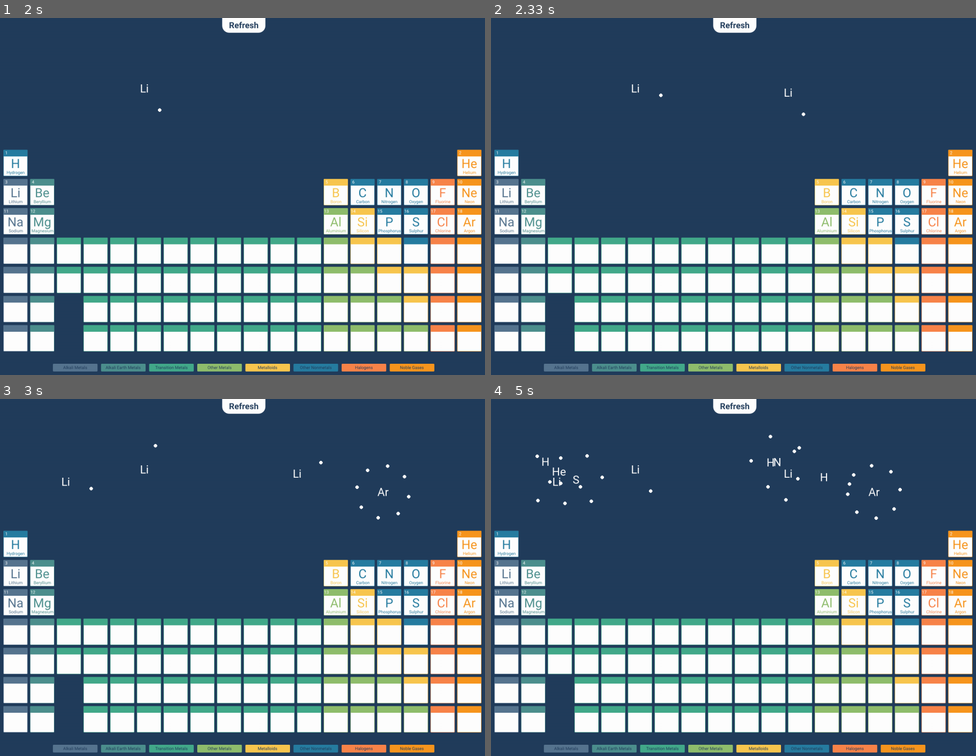
Above: before the commit, frames 1-4 (two rows, left to right).
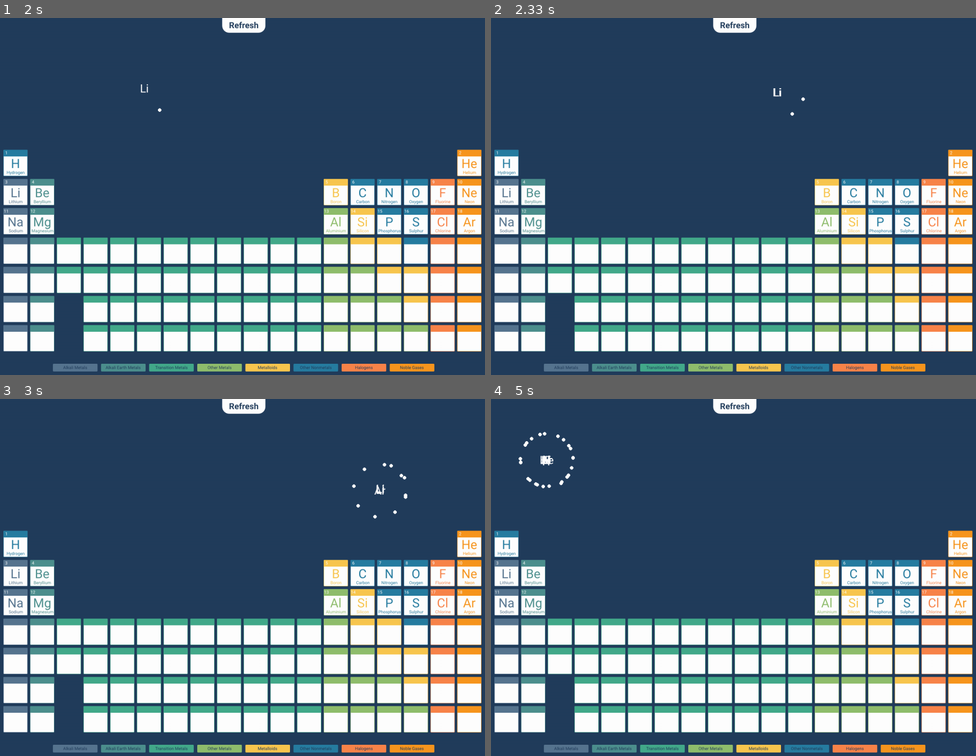
Above: after the commit, the same moments.

Repository: 15collinst/Pygame
Game: pygame game, started from main.py
Same seed, same stepped clock (60 frames per second), same inputs: the game is played once before the commit and once after it.
Inputs (mouse positions are in pixels of both pictures, inside the frame that each line leads up to):
- Up to frame 1 (2 s): press the mouse at (334, 192) at 0.37 s; move the mouse to (276, 146) at 0.47 s; release the mouse at (223, 100) at 0.6 s; click (242, 25) at 0.72 s; press the mouse at (441, 221) at 1.03 s; move the mouse to (383, 182) at 1.13 s; release the mouse at (320, 146) at 1.27 s; press the mouse at (242, 25) at 1.37 s; move the mouse to (184, 167) at 1.47 s; release the mouse at (130, 310) at 1.6 s; press the mouse at (14, 192) at 1.7 s; move the mouse to (77, 139) at 1.8 s; release the mouse at (145, 89) at 1.93 s
- Up to frame 2 (2.33 s): press the mouse at (505, 192) at 2.03 s; move the mouse to (646, 142) at 2.13 s; release the mouse at (786, 92) at 2.27 s
- Up to frame 3 (3 s): press the mouse at (14, 573) at 2.37 s; move the mouse to (38, 527) at 2.47 s; release the mouse at (67, 481) at 2.6 s; press the mouse at (470, 602) at 2.7 s; move the mouse to (426, 545) at 2.8 s; release the mouse at (383, 491) at 2.93 s
- Up to frame 4 (5 s): press the mouse at (961, 541) at 3.03 s; move the mouse to (757, 506) at 3.13 s; release the mouse at (558, 470) at 3.27 s; press the mouse at (879, 573) at 3.37 s; move the mouse to (830, 516) at 3.47 s; release the mouse at (777, 463) at 3.6 s; press the mouse at (908, 602) at 3.7 s; move the mouse to (743, 541) at 3.8 s; release the mouse at (573, 481) at 3.93 s; press the mouse at (505, 541) at 4.03 s; move the mouse to (636, 502) at 4.13 s; release the mouse at (772, 463) at 4.27 s; press the mouse at (505, 541) at 4.37 s; move the mouse to (665, 509) at 4.47 s; release the mouse at (825, 477) at 4.6 s; press the mouse at (505, 541) at 4.7 s; move the mouse to (524, 502) at 4.8 s; release the mouse at (544, 459) at 4.93 s

Frame 1 is identical in both runs. In frame 2, less than 0.1% of the frame differs, in the area x 28-65%, y 18-28%; in frame 3, 0.2%; in frame 4, 0.6%, in the area x 5-85%, y 9-34%.

Commit message:
interesting results

Diff:
--- a/main.py
+++ b/main.py
@@ -91,13 +91,15 @@
 			active_element = sprite.Sprite(clicked_element, mx, my)
 			spawn = True
 
-	#creates a sprite which tracks the mouse when you hold down
+	# creates a sprite which tracks the mouse when you hold down
 	if spawn:
 		active_element.set_coordinates(mx, my)
 		active_element.draw(SCREEN)
 
-	for i in range(len(static_elements)):
-		static_elements[i].draw(SCREEN)
+	# draw other elements and move them around
+	for static_element in static_elements:
+		static_element.bond_element(static_elements)
+		static_element.draw(SCREEN)
 
 	pygame.display.update()
 
--- a/sprite.py
+++ b/sprite.py
@@ -56,7 +56,6 @@
 
         element.angle += 1
 
-
     def get_sharing_electrons(element):
         num_of_outer_electrons = len(element.electrons) + element.shared_electrons
 
@@ -70,7 +69,24 @@
             if num_of_outer_electrons == 8: return 0
             else: return num_of_outer_electrons
 
-    def move_element(mx, my, x, y, direction):
+    def bond_element(element, list_of_elements):
+        for other_element in list_of_elements:
+
+            if element != other_element:
+                ex, ey = element.get_coordinates()
+                ox, oy = other_element.get_coordinates()
+
+                distance_apart = int(math.sqrt((ex - ox)**2 + (ey - oy)**2))
+
+                if distance_apart >= (75 * 2):
+                    x,y = element.move_element(ex, ey, ox, oy, "pull")
+                    element.set_coordinates(x,y)
+
+                if distance_apart < (75 * 2):
+                    x,y = element.move_element(ex, ey, ox, oy, "push")
+                    element.set_coordinates(x,y)
+
+    def move_element(element, mx, my, x, y, direction):
         dx = mx - x
         dy = my - y
 
@@ -89,16 +105,3 @@
             y -= mvy * 2
 
         return x,y
-
-
-# if len(static_elements) >= 1 and spawn:
-# 			x = static_elements[i][1]
-# 			y = static_elements[i][2]
-
-# 			distance_apart = int(math.sqrt((mx - x)**2 + (my - y)**2))
-
-# 			if distance_apart >= (75 * 2):
-# 				static_elements[i][1],static_elements[i][2] = move_elements(mx, my, x, y, "pull")
-
-# 			if distance_apart < (75 * 2):
-# 				static_elements[i][1],static_elements[i][2] = move_elements(mx, my, x, y, "push")
